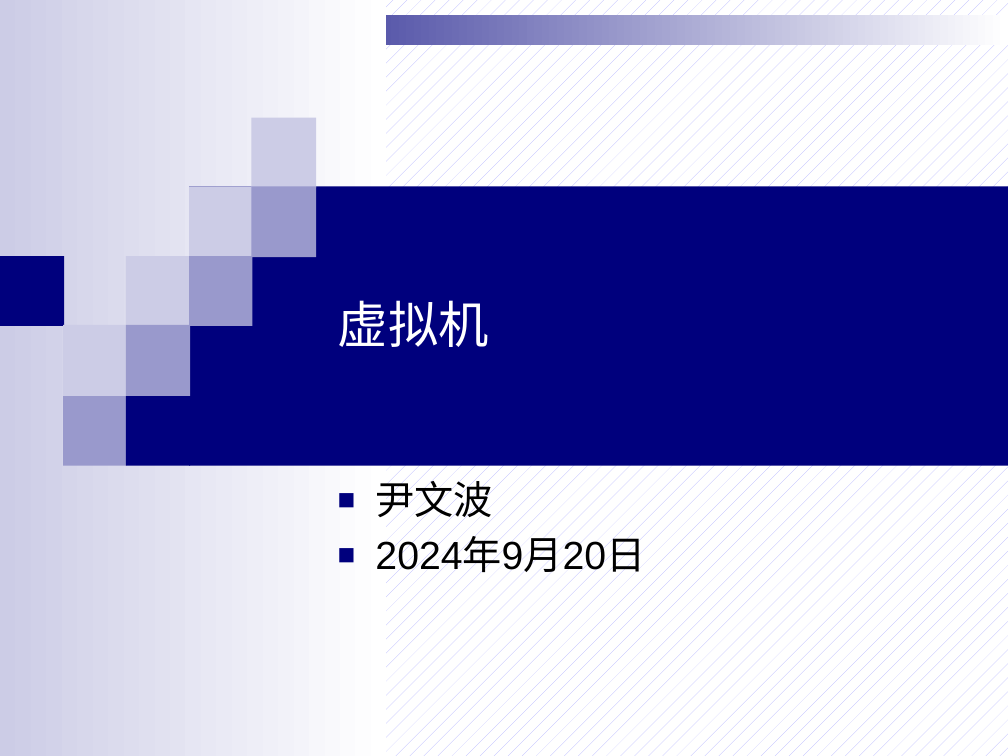
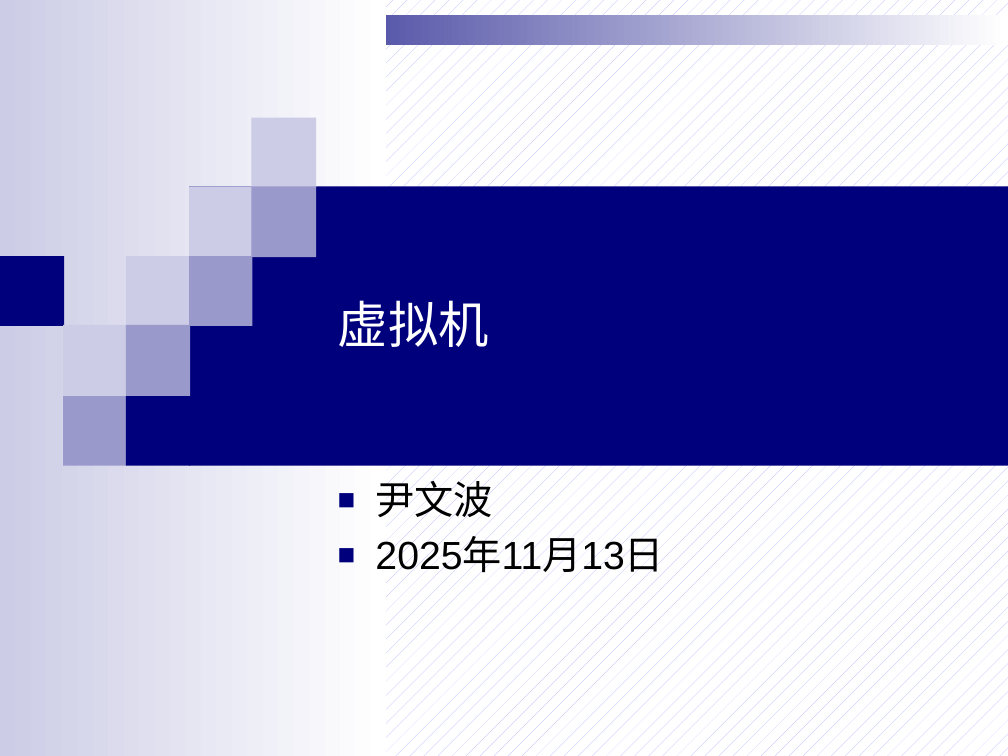
Before and after one commit to beforewind/asic_labs, a slide deck: slide 1 of tutorials/lab0_虚拟机.pptx. Drawn at 1008x756 pixels with LibreOffice and Linux fonts; fonts in the diff are those of the drawing. Boxes give left, top, right and bottom in pixels: in the first picture for what was removed or moved away, otherwise in the second. Text is boxed around its words. In the diff, an @@ line names an element or a change of style, - is before the commit and + after.

```diff
--- a/tutorials/lab0_虚拟机.pptx
+++ b/tutorials/lab0_虚拟机.pptx
@@ subtitle at [375,538,664,572]: text changed @@
-■ 2024年9月20日
+■ 2025年11月13日
```
Also in this commit, not shown: 3 other slides changed, 11 other files.
